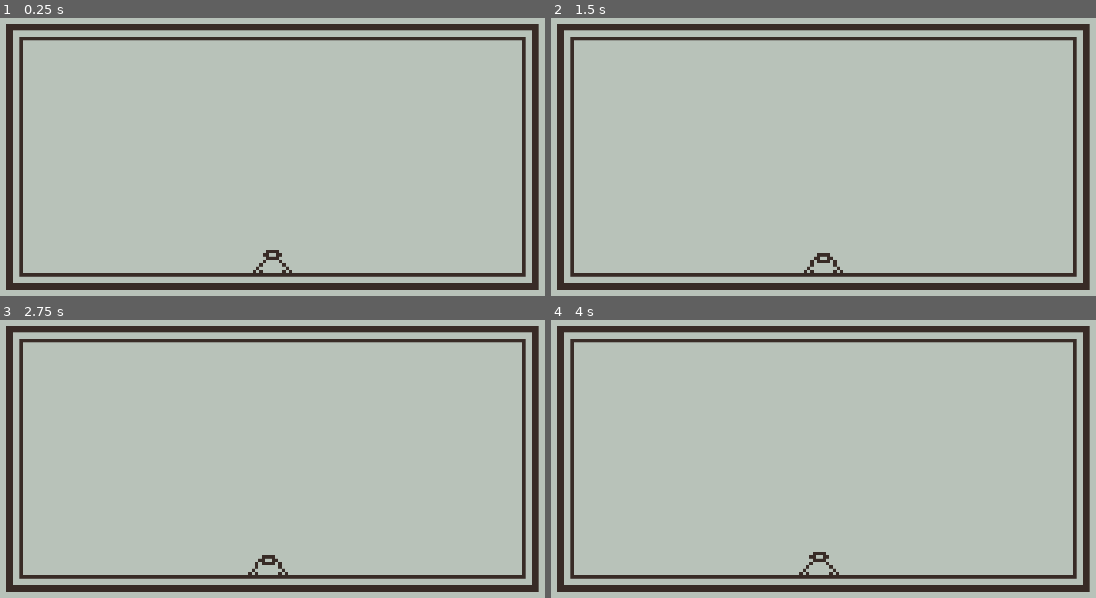
Above: before the commit, frames 1-4 (two rows, left to right).
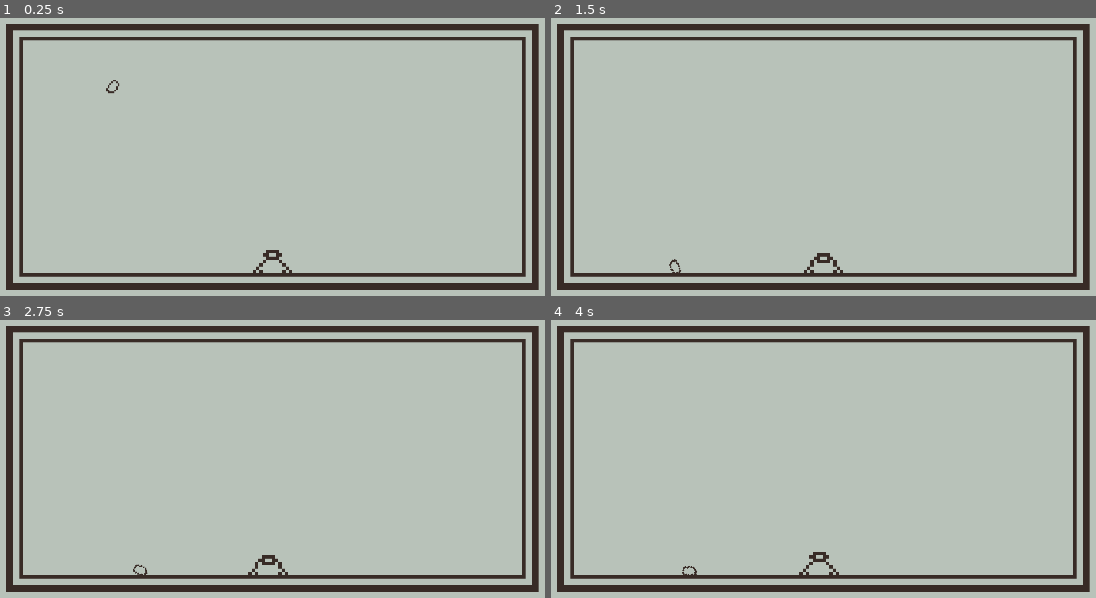
Above: after the commit, the same moments.

Repository: mnstr0/godot-wild-jam-94
Game: Godot game, scene res://scenes/main.tscn
The game is run twice, just before and just after one commit, with the same random seed, the same clock (stepped at 60 frames per second) and the same inputs. The project has no main scene, so this scene is started directly.
Inputs:
- Up to frame 1 (0.25 s): no input
- Up to frame 2 (1.5 s): tap Enter at 0.5 s; tap Space at 1.25 s
- Up to frame 3 (2.75 s): no input
- Up to frame 4 (4 s): no input

The runs differ from the first frame. In frame 1, less than 0.1% of the frame differs, in the area x 19-23%, y 22-28%; in frame 2, less than 0.1%; in frame 3, less than 0.1%; in frame 4, less than 0.1%.

Commit message:
Added food object to the scene

Diff:
--- /dev/null
+++ b/scenes/food.tscn
@@ -0,0 +1,19 @@
+[gd_scene format=3 uid="uid://ck2rhd6lunarw"]
+
+[ext_resource type="Texture2D" uid="uid://cx8mm6jmcorup" path="res://assets/spritesheets/Food.png" id="1_xven1"]
+
+[sub_resource type="CapsuleShape2D" id="CapsuleShape2D_xven1"]
+radius = 1.3867986
+height = 4.4375052
+
+[node name="RigidBody2D" type="RigidBody2D" unique_id=862593540]
+input_pickable = true
+gravity_scale = 0.1
+
+[node name="Food" type="Sprite2D" parent="." unique_id=942030355]
+scale = Vector2(0.5, 0.5)
+texture = ExtResource("1_xven1")
+
+[node name="CollisionShape2D" type="CollisionShape2D" parent="." unique_id=694534914]
+rotation = 0.58817595
+shape = SubResource("CapsuleShape2D_xven1")
--- a/scenes/main.tscn
+++ b/scenes/main.tscn
@@ -1,6 +1,7 @@
 [gd_scene format=4 uid="uid://iukwkup02nn4"]
 
 [ext_resource type="Texture2D" uid="uid://8kg5qrcbxofc" path="res://assets/spritesheets/Borders_white.png" id="1_tbgi4"]
+[ext_resource type="PackedScene" uid="uid://ck2rhd6lunarw" path="res://scenes/food.tscn" id="3_sugp2"]
 [ext_resource type="PackedScene" uid="uid://cyauepk8adsdv" path="res://scenes/tama.tscn" id="5_tbgi4"]
 
 [sub_resource type="TileSetAtlasSource" id="TileSetAtlasSource_tefeu"]
@@ -27,6 +28,8 @@
 "points": PackedVector2Array(0, 0, 0, 0, 256, 424, 0, 0, 0, 0, 384, 424)
 }
 point_count = 2
+
+[sub_resource type="WorldBoundaryShape2D" id="WorldBoundaryShape2D_jyhfs"]
 
 [node name="main" type="Node2D" unique_id=1432613341]
 
@@ -57,20 +60,45 @@
 tile_set = SubResource("TileSet_85g3d")
 
 [node name="Entities" type="Node2D" parent="." unique_id=2130636061]
+modulate = Color(0.21960784, 0.16862746, 0.14901961, 1)
 
-[node name="Path2D" type="Path2D" parent="Entities" unique_id=11422462]
+[node name="FloorPath" type="Path2D" parent="Entities" unique_id=11422462]
 curve = SubResource("Curve2D_0wfyh")
 
-[node name="TamaPath" type="PathFollow2D" parent="Entities/Path2D" unique_id=2060712254]
+[node name="TamaPath" type="PathFollow2D" parent="Entities/FloorPath" unique_id=2060712254]
 position = Vector2(320, 424)
 progress = 64.0
 loop = false
 
-[node name="TamaSprite" parent="Entities/Path2D/TamaPath" unique_id=1616122847 instance=ExtResource("5_tbgi4")]
+[node name="TamaSprite" parent="Entities/FloorPath/TamaPath" unique_id=1616122847 instance=ExtResource("5_tbgi4")]
 position = Vector2(0, -5)
 animation = &"gen_3_walk"
 frame_progress = 0.69173664
 
-[node name="SpawnPoint" type="Marker2D" parent="Entities/Path2D/TamaPath" unique_id=805363733]
+[node name="SpawnPoint" type="Marker2D" parent="Entities/FloorPath/TamaPath" unique_id=805363733]
 visible = false
 position = Vector2(0, -5)
+
+[node name="CeilingPath" type="Path2D" parent="Entities" unique_id=881775120]
+position = Vector2(0, -64)
+curve = SubResource("Curve2D_0wfyh")
+
+[node name="FoodPath" type="PathFollow2D" parent="Entities/CeilingPath" unique_id=1928137436]
+position = Vector2(282.049, 424)
+progress = 25.9072
+loop = false
+
+[node name="SpawnPoint" type="Marker2D" parent="Entities/CeilingPath/FoodPath" unique_id=937874436]
+
+[node name="Food" parent="Entities" unique_id=942030355 instance=ExtResource("3_sugp2")]
+position = Vector2(272, 368)
+gravity_scale = 0.1
+
+[node name="StaticObjects" type="Node2D" parent="." unique_id=494959228]
+
+[node name="Area2D" type="StaticBody2D" parent="StaticObjects" unique_id=2135229358]
+position = Vector2(320, 427.00003)
+scale = Vector2(1.1158991, 0.9899071)
+
+[node name="CollisionShape2D" type="CollisionShape2D" parent="StaticObjects/Area2D" unique_id=92790973]
+shape = SubResource("WorldBoundaryShape2D_jyhfs")
--- a/scenes/tama.tscn
+++ b/scenes/tama.tscn
@@ -150,7 +150,6 @@
 }]
 
 [node name="TamaSprite" type="AnimatedSprite2D" unique_id=1616122847]
-modulate = Color(0.21960784, 0.16862746, 0.14901961, 1)
 sprite_frames = SubResource("SpriteFrames_p04qi")
 animation = &"gen_3_idle"
 autoplay = "gen_1_idle"
@@ -173,7 +172,6 @@
 autostart = true
 
 [node name="MutationTimer" type="Timer" parent="." unique_id=75734198]
-autostart = true
 
 [connection signal="evolving" from="Mutation" to="." method="_on_mutation_evolving"]
 [connection signal="idle_state_entered" from="Pathing" to="." method="_on_pathing_idle_state_entered"]
--- /dev/null
+++ b/scripts/food.gd
@@ -0,0 +1,12 @@
+extends RigidBody2D
+
+
+# Called when the node enters the scene tree for the first time.
+func _ready() -> void:
+	pass # Replace with function body.
+
+
+# Called every frame. 'delta' is the elapsed time since the previous frame.
+func _process(_delta: float) -> void:
+
+	pass
Binary file added: assets/spritesheets/Food.png
Not shown, added: assets/spritesheets/Food.png.import
Not shown, added: scripts/food.gd.uid
Not shown, changed: assets/spritesheets/.DS_Store
